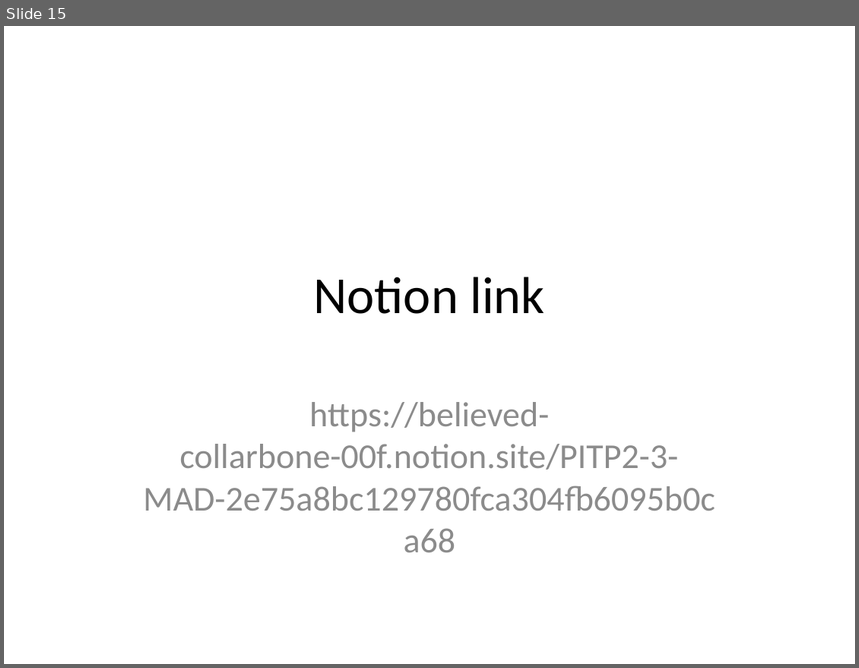
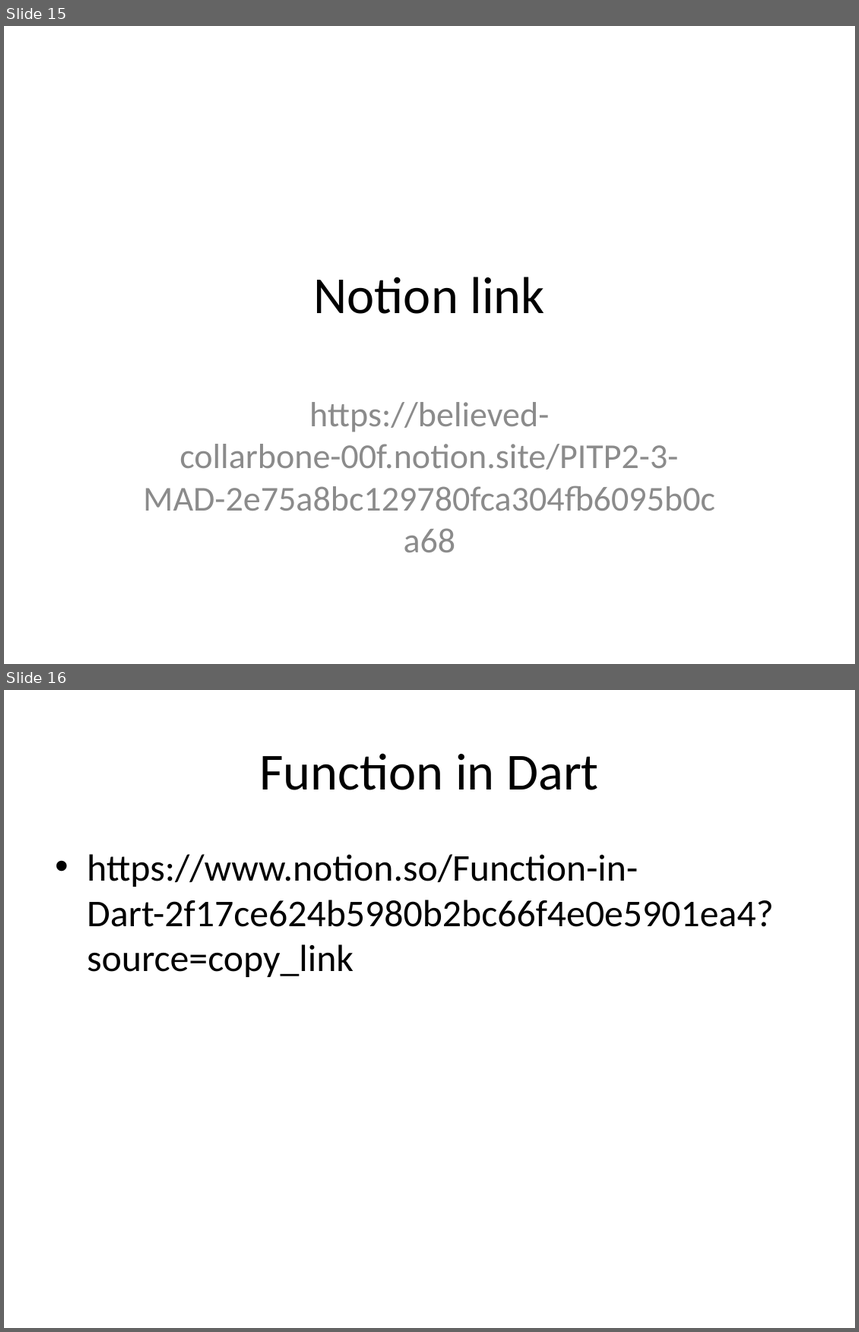
Before and after one commit to aburiro/flutter-complete-course, a slide deck: resources/PITP/Week_2_Dart_Programming_Basics.pptx. Shown one above the other, each under a label of ours: slide 15 before the commit, slides 15 and 16 after it. The pictures are 859x668 and 859x1332 pixels, drawn with LibreOffice and Linux fonts; fonts in the diff are those of the drawing. Boxes give left, top, right and bottom in pixels: in the first picture for what was removed or moved away, otherwise in the second. Text is boxed around its words. In the diff, an @@ line names an element or a change of style, - is before the commit and + after.

Commit message:
function in dart

```diff
--- a/resources/PITP/Week_2_Dart_Programming_Basics.pptx
+++ b/resources/PITP/Week_2_Dart_Programming_Basics.pptx
@@ slide 16 added at (x1=4, y1=690, x2=855, y2=1328), background #FFFFFF @@
@@ title added at (x1=259, y1=753, x2=599, y2=790), 44 pt, text #000000 @@
+Function in Dart
@@ text added at (x1=87, y1=854, x2=774, y2=977), 32 pt, text #000000 @@
+• https://www.notion.so/Function-in-Dart-2f17ce624b5980b2bc66f4e0e5901ea4?source=copy_link
```
